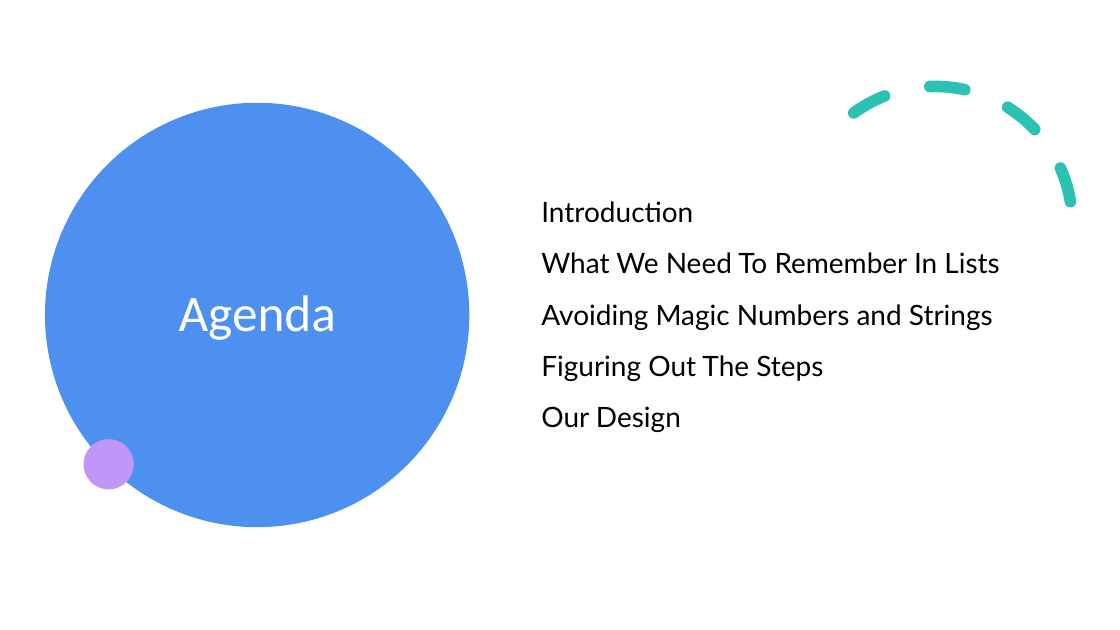
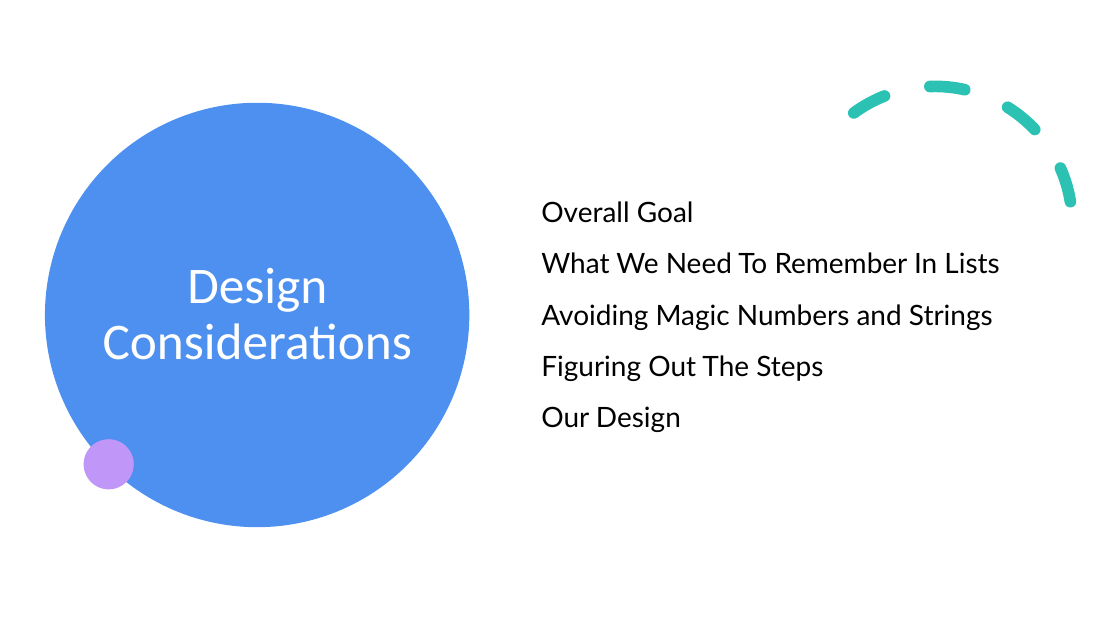
Before and after one commit to fmorriso/python-combo-menu-using-list, a slide deck: slide 2 of Combo Menu with lists using python.pptx. Drawn at 1120x630 pixels with LibreOffice and Linux fonts; fonts in the diff are those of the drawing. Boxes give left, top, right and bottom in pixels: in the first picture for what was removed or moved away, otherwise in the second. Text is boxed around its words. In the diff, an @@ line names an element or a change of style, - is before the commit and + after.

```diff
--- a/Combo Menu with lists using python.pptx
+++ b/Combo Menu with lists using python.pptx
@@ text at (541, 201, 694, 223): text changed @@
-Introduction
+Overall Goal
@@ title at (103, 268, 412, 360): text changed @@
-Agenda
+Design Considerations
```
Also in this commit, not shown: 1 other slide changed, 1 slide added.
